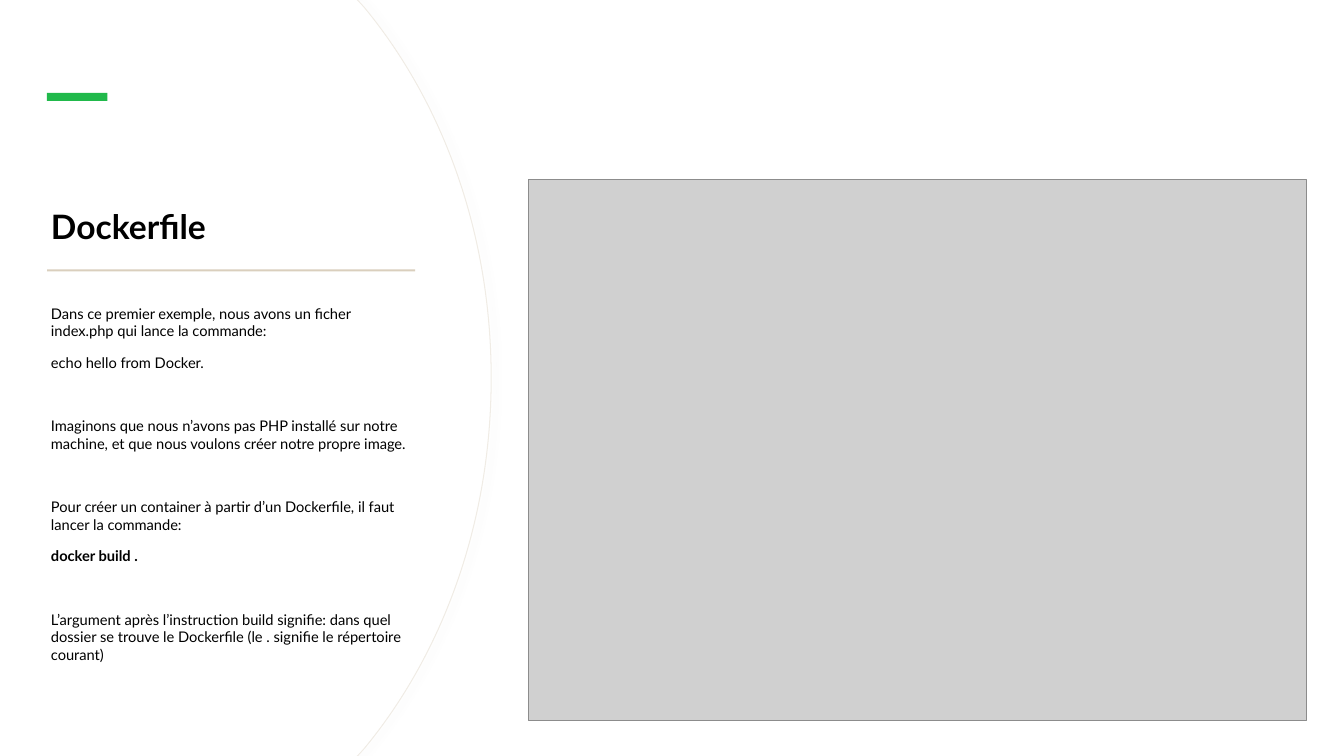
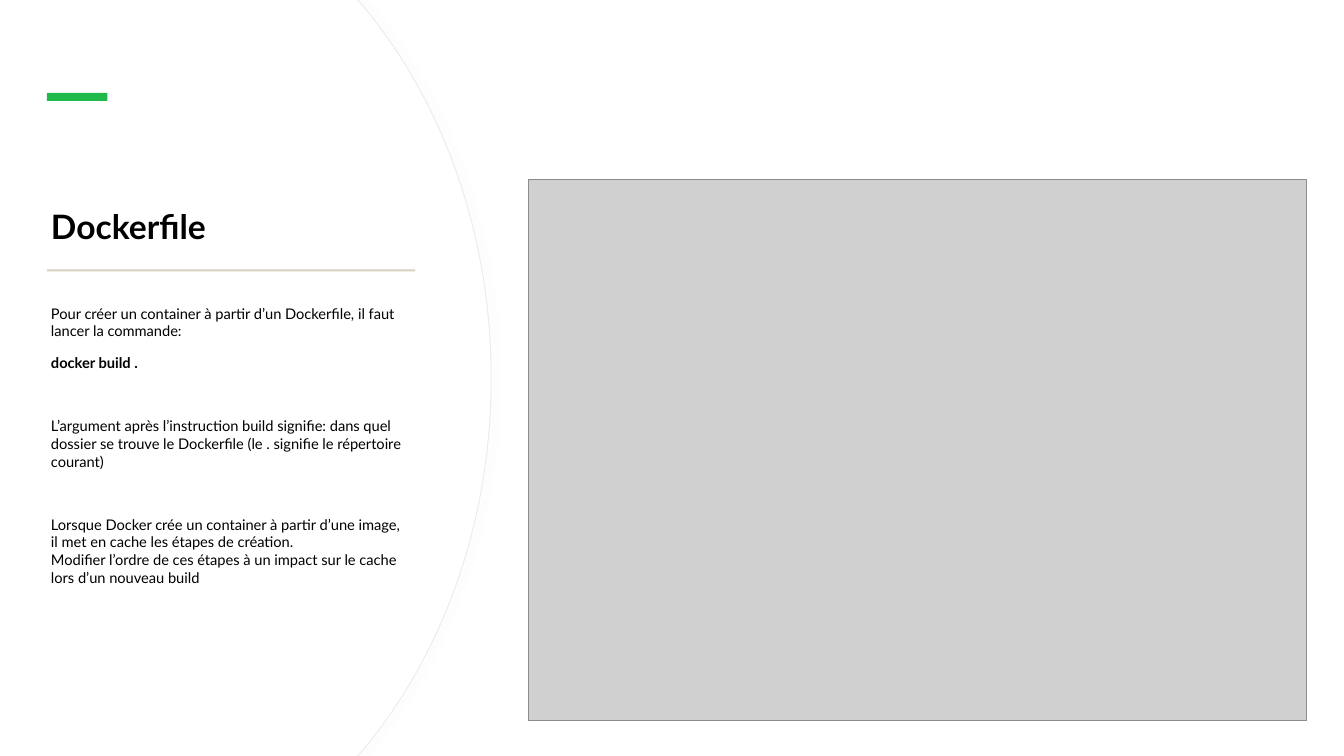
Before and after one commit to IPSSIASIDEV2/Jedy-DockerKubernetes-Formation, a slide deck: slide 19 of Cours/Cours.pptx. Drawn at 1344x756 pixels with LibreOffice and Linux fonts; fonts in the diff are those of the drawing; grey boxes stand for pictures. Boxes give left, top, right and bottom in pixels: in the first picture for what was removed or moved away, otherwise in the second. Text is boxed around its words. In the diff, an @@ line names an element or a change of style, - is before the commit and + after.

```diff
--- a/Cours/Cours.pptx
+++ b/Cours/Cours.pptx
@@ text at (x1=51, y1=308, x2=405, y2=452): paragraphs removed @@
-Dans ce premier exemple, nous avons un ficher index.php qui lance la commande:
-echo hello from Docker.
-Imaginons que nous n’avons pas PHP installé sur notre machine, et que nous voulons créer notre propre image.
@@ text at (x1=51, y1=519, x2=400, y2=583): paragraph added @@
+Lorsque Docker crée un container à partir d’une image, il met en cache les étapes de création.
+Modifier l’ordre de ces étapes à un impact sur le cache lors d’un nouveau build
```
Also in this commit, not shown: 7 other slides changed, 1 slide added, 2 slides removed, 6 other files.
